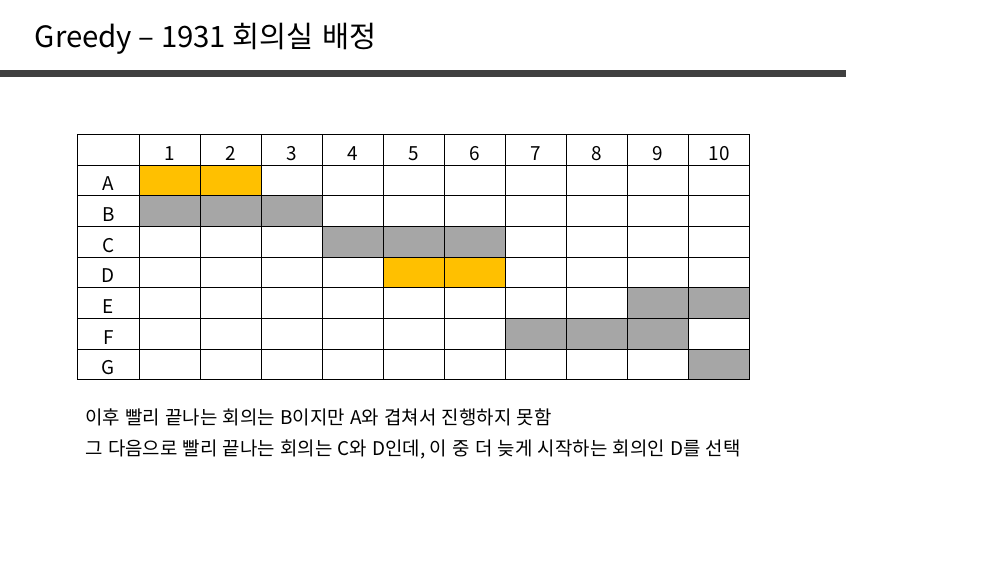
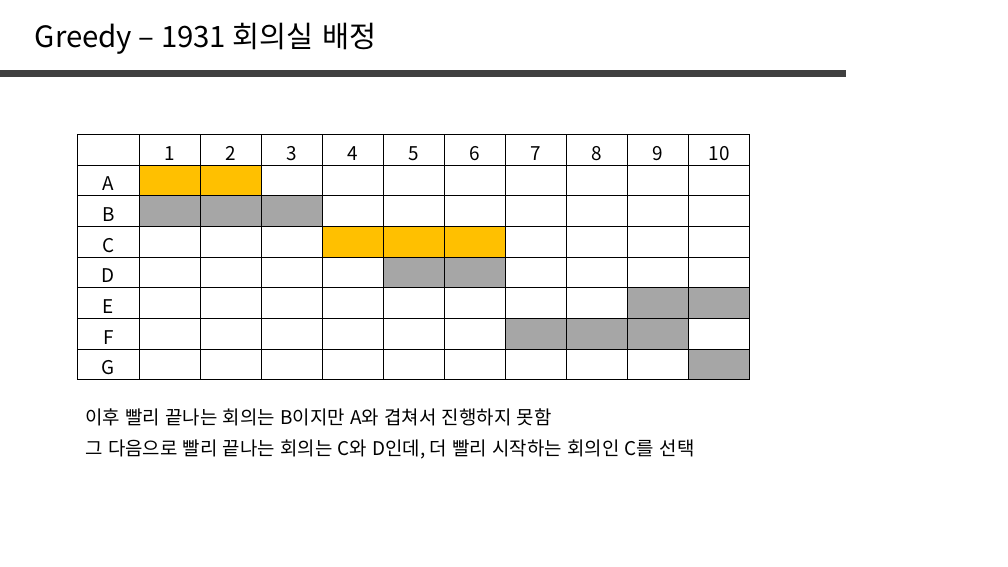
Before and after one commit to jaehoo1/PS-study, a slide deck: slide 18 of study/6_Greedy.pptx. Drawn at 1008x567 pixels with LibreOffice and Linux fonts; fonts in the diff are those of the drawing. Boxes give left, top, right and bottom in pixels: in the first picture for what was removed or moved away, otherwise in the second. Text is boxed around its words. In the diff, an @@ line names an element or a change of style, - is before the commit and + after.

```diff
--- a/study/6_Greedy.pptx
+++ b/study/6_Greedy.pptx
@@ table at (x1=78, y1=135, x2=752, y2=384) @@
@@ fill #A6A6A6 to #FFC000 in 3 cells @@
@@ fill #FFC000 to #A6A6A6 in 2 cells @@
@@ text at (x1=85, y1=439, x2=695, y2=459): text changed @@
-그 다음으로 빨리 끝나는 회의는 C와 D인데, 이 중 더 늦게 시작하는 회의인 D를 선택
+그 다음으로 빨리 끝나는 회의는 C와 D인데, 더 빨리 시작하는 회의인 C를 선택
```
Also in this commit, not shown: 4 other slides changed, 6 slides added.
